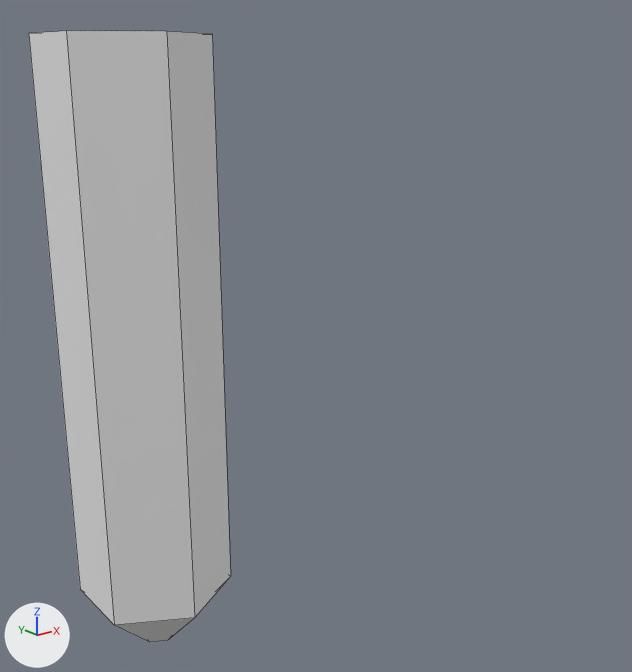
Renders of the FBX model CreateGameJamSpring2021_g18/Assets/WIP/HC/Stem-Straight-01.fbx from each side of a commit.
The view is the same before and after, from a 50 mm camera at (-0.34, -0.671, 1.744) aimed at (0.091, -0.133, 1.529). Lighting does not change. The marker at lower left points along +X, +Y and +Z. Mesh edges are drawn as thin lines. Where no turn or scale is listed for an object, it has been applied to the vertices.

The first picture shows 'Stem-straight-01'.
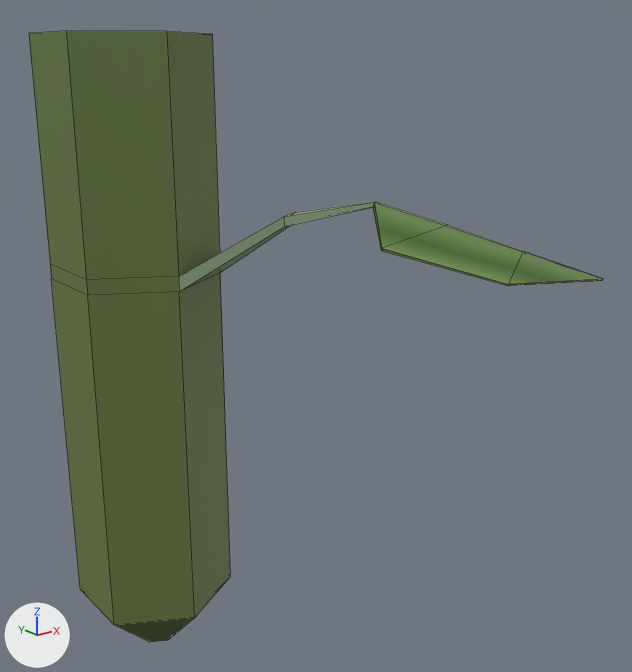
What changed in the scene script:
```text
Add img_stem_straight_01_png:
    img_stem_straight_01_png = load_image('Stem-Straight-01.png', 'Stem-Straight-01.png', 32, 32, 'sRGB')
Add mat_material_stem_straight:
    mat_material_stem_straight = principled_material('Material-Stem-Straight')
    mat_material_stem_straight.texture = img_stem_straight_01_png  # with its transparency
Change me_stem_straight_01:
    used by ob_stem_straight_01; location = (0.0, 0.0, 1.21)
    remove me_stem_straight_01.from_pydata(...)  # 18 vertices, 14 faces; spans x -0.062..0.062, y -0.071..0.071, z 0.0..0.555
    add me_stem_straight_01.from_pydata(...)  # 58 vertices, 58 faces; spans x -0.062..0.197, y -0.333..0.071, z 0.0..0.555
    me_stem_straight_01 part 1
    6 faces are deleted
    28 vertices are added at x 0.061..0.197, y -0.333..-0.118, z 0.389..0.434
    6 new vertices lie (0.0, 0.0, -0.184) away from vertices in x -0.062..0.062, y -0.071..0.071, z 0.555
    6 new vertices lie (0.0, 0.0, 0.304) away from vertices in x -0.062..0.062, y -0.071..0.071, z 0.055
    50 new faces join them
    me_stem_straight_01 part 2: 8 faces spanning x -0.062..0.062, y -0.071..0.071, z 0.0..0.555 switch from no material to mat_material_stem_straight (picture img_stem_straight_01_png)
```

Where the change shows, as pixel boxes (x1, y1, x2, y2) in the pictures (632 x 672 px):
'Stem-straight-01', reshaped (185% wider)
    before: (29, 31, 230, 642)
    after: (29, 31, 603, 642)
part 1 of me_stem_straight_01, built on
    before: (29, 31, 230, 625)
    after: (29, 31, 603, 625)
part 2 of me_stem_straight_01, recoloured (grey to green)
    both: (115, 618, 194, 642)
